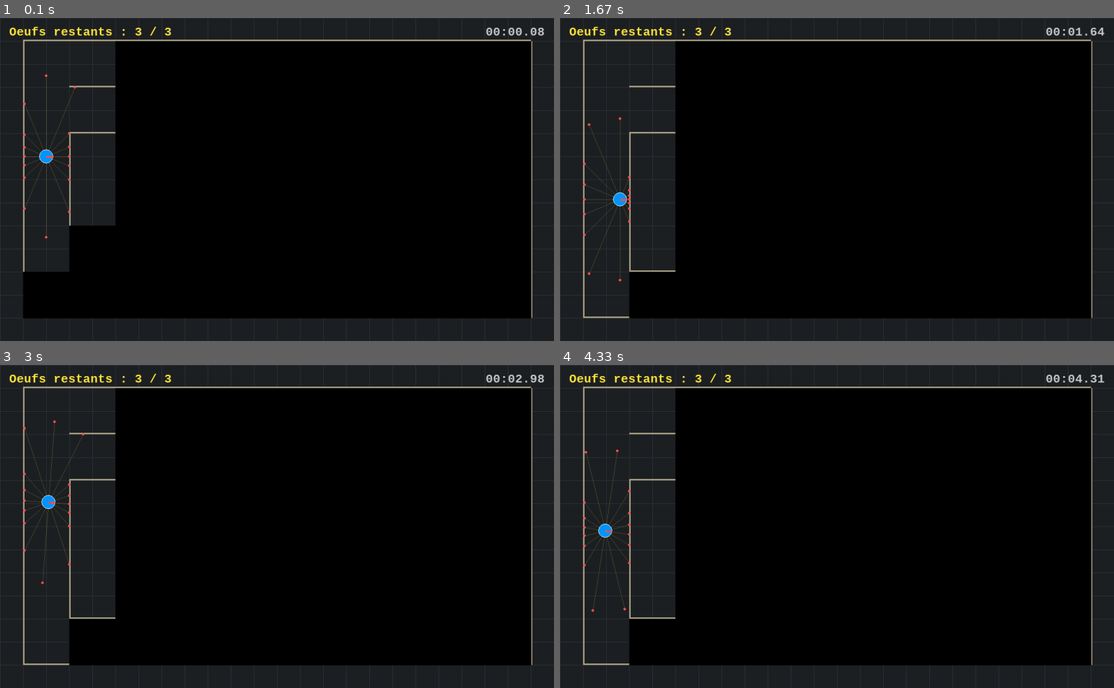
Above: before the commit, frames 1-4 (two rows, left to right).
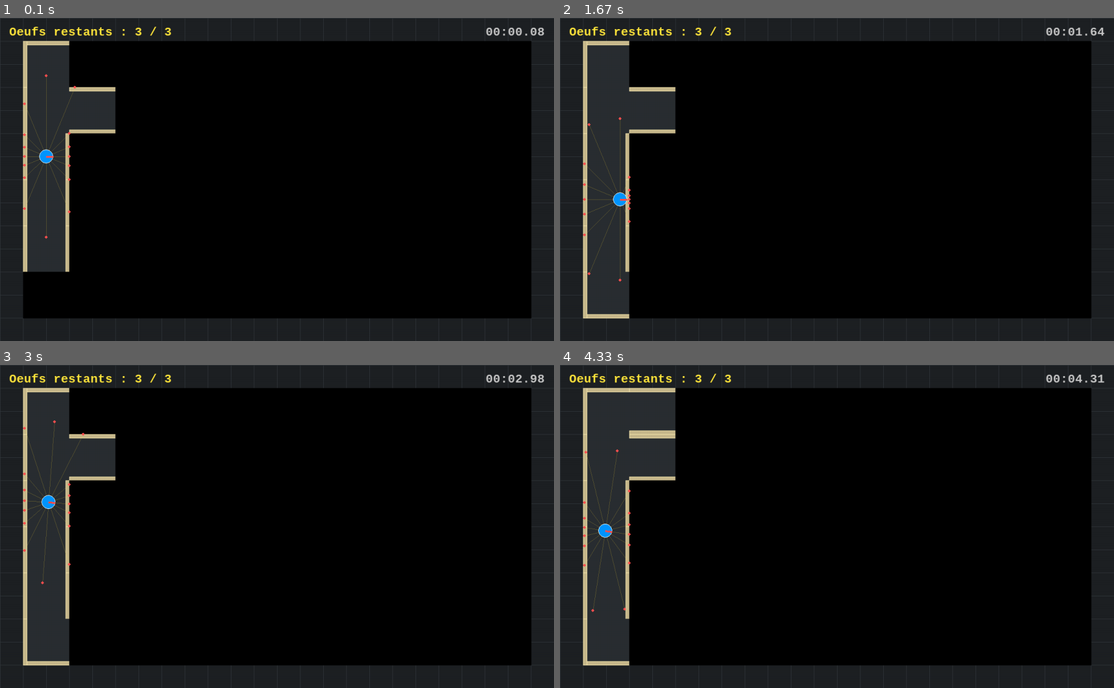
Above: after the commit, the same moments.

Repository: PauloMoq/robotic_s4
Game: pygame game, started from project/05_test_cartographie.py
Two runs of this game, one before a commit and one after it. Both use one fixed random seed, a clock stepped at 60 frames per second and the inputs below.
Inputs:
- Up to frame 1 (0.1 s): no input
- Up to frame 2 (1.67 s): hold Right 0.33-0.8 s; hold Up 0.83-1.13 s; hold Right 1.17-1.63 s
- Up to frame 3 (3 s): hold Left 1.67-2.2 s; tap D at 1.82 s; hold Down 2.23-2.53 s; hold Left 2.57-2.97 s
- Up to frame 4 (4.33 s): hold Up 3-3.37 s; tap D at 3.15 s; hold Right 3.4-4.03 s; hold Down from 4.07 s (still down)

The runs differ from the first frame. In frame 1, 5.4% of the frame differs, in the area x 4-97%, y 6-93%; in frame 2, 6.8%, in the area x 4-97%, y 6-94%; in frame 3, 6.8%; in frame 4, 5.9%.

Commit message:
feat: cartographie viable (bordure intérieure + on voit pas à travers les murs) MANUELLE, pas encore de controleur autonome

Diff:
--- a/project/05_test_cartographie.py
+++ b/project/05_test_cartographie.py
@@ -125,40 +125,7 @@
             for cx, cy in [centre_cellule_monde(r, c)]]
 
 
-# ── Patch VuePygame — méthodes de cartographie ──────────────────────────────
-# On ajoute les méthodes directement sur la classe pour ne pas modifier
-# le fichier source original.
-
-def _dessiner_cartographie(self, carto):
-    """
-    Recouvre d'un voile noir opaque toutes les cellules non encore découvertes.
-    À appeler APRÈS avoir dessiné les murs, AVANT le robot.
-    """
-    taille_px = int(carto.cell * self.scale) + 1
-
-    for r in range(carto.rows):
-        for c in range(carto.cols):
-            if not carto.est_decouverte(r, c):
-                x_monde = carto.x0 + c * carto.cell
-                y_monde = carto.y0 + (carto.rows - 1 - r) * carto.cell
-                px, py  = self.convertir_coordonnees(x_monde, y_monde + carto.cell)
-                rect    = pygame.Rect(px, py, taille_px, taille_px)
-                pygame.draw.rect(self.screen, (0, 0, 0), rect)
-
-def _dessiner_oeufs_detectes(self, carto, rayon_oeuf=0.18):
-    """Affiche uniquement les œufs que le LIDAR a déjà repérés."""
-    for oeuf in carto.oeufs_detectes:
-        if oeuf.get("collecte"):
-            continue
-        px, py = self.convertir_coordonnees(oeuf["x"], oeuf["y"])
-        rw = int(rayon_oeuf * self.scale * 1.1)
-        rh = int(rayon_oeuf * self.scale * 1.5)
-        rect = pygame.Rect(px - rw, py - rh, rw * 2, rh * 2)
-        pygame.draw.ellipse(self.screen, (255, 230, 60), rect)
-        pygame.draw.ellipse(self.screen, (255, 255, 255), rect, 2)
-
-VuePygame.dessiner_cartographie    = _dessiner_cartographie
-VuePygame.dessiner_oeufs_detectes  = _dessiner_oeufs_detectes
+# Les méthodes dessiner_cartographie et dessiner_oeufs_detectes sont dans VuePygame directement.
 
 
 # ── Main ────────────────────────────────────────────────────────────────────
@@ -183,7 +150,7 @@
     robot      = RobotMobile(x=x_dep, y=y_dep, moteur=MoteurOmnidirectionnel())
     vue        = VuePygame(largeur=WIN_W, hauteur=WIN_H, scale=SCALE)
     lidar      = Lidar(nb_rayons=16, portee=3.5, pas=0.02)
-    carto      = Cartographie(ROWS, COLS, CELL, X0, Y0)
+    carto      = Cartographie(ROWS, COLS, CELL, X0, Y0, passages=passages)
     controleur = ControleurPygame(robot)
 
     clock    = pygame.time.Clock()
@@ -246,8 +213,7 @@
             # ── Rendu ────────────────────────────────────────────────────────
             vue.screen.fill(vue.COLOR_BG)
             vue.dessiner_grille()
-            vue.dessiner_murs(env)              # murs réels (toujours là physiquement)
-            vue.dessiner_cartographie(carto)    # voile noir sur non découvert
+            vue.dessiner_cartographie(carto)    # fond + murs découverts + fog
             vue.dessiner_lidar(robot, lidar)    # rayons LIDAR
             vue.dessiner_oeufs_detectes(carto)  # œufs visibles seulement si détectés
             vue.dessiner_robot(robot)
--- a/project/robot/model/Cartographie.py
+++ b/project/robot/model/Cartographie.py
@@ -4,38 +4,25 @@
 class Cartographie:
     """
     Carte progressive construite par le LIDAR.
-
-    Grille de cellules (rows × cols) identiques à celles du labyrinthe.
-    Pour chaque cellule on stocke :
-      - decouverte   : True si le LIDAR a éclairé cette cellule
-      - passages     : set de voisins (r,c) accessibles détectés
-      - oeufs_detectes : liste de dicts {"x","y","rayon","collecte"}
-
-    Convention de coordonnées identique au reste du projet :
-      cellule (r, c)  →  coin bas-gauche monde : (x0 + c*cell, y0 + (rows-1-r)*cell)
+    Utilise le graphe `passages` du labyrinthe pour bloquer
+    strictement la vision au niveau des murs.
     """
 
-    def __init__(self, rows, cols, cell_size, x0, y0):
-        self.rows      = rows
-        self.cols      = cols
-        self.cell      = cell_size
-        self.x0        = x0
-        self.y0        = y0
+    def __init__(self, rows, cols, cell_size, x0, y0, passages=None):
+        self.rows     = rows
+        self.cols     = cols
+        self.cell     = cell_size
+        self.x0       = x0
+        self.y0       = y0
+        self.passages = passages if passages is not None else set()
 
-        # Grille de découverte
-        self.decouverte = [[False] * cols for _ in range(rows)]
-
-        # Passages connus entre cellules voisines (même format que `passages` du labyrinthe)
-        # clé canonique : (min((r1,c1),(r2,c2)), max(...))
+        self.decouverte     = [[False] * cols for _ in range(rows)]
         self.passages_connus = set()
-
-        # Oeufs repérés par le LIDAR (référence vers les dicts du main)
-        self.oeufs_detectes = []
+        self.oeufs_detectes  = []
 
     # ── Conversion coordonnées ───────────────────────────────────────────────
 
     def monde_vers_cellule(self, x, y):
-        """Retourne (r, c) de la cellule contenant le point monde (x, y)."""
         c = int((x - self.x0) / self.cell)
         r = self.rows - 1 - int((y - self.y0) / self.cell)
         c = max(0, min(self.cols - 1, c))
@@ -47,17 +34,66 @@
         y = self.y0 + (self.rows - 1 - r) * self.cell + self.cell / 2
         return x, y
 
+    # ── Chemin de cellules entre deux points (DDA) ───────────────────────────
+
+    def _cellules_rayon(self, ox, oy, dx, dy, dist):
+        """
+        Retourne la liste ordonnée de cellules (r,c) traversées par le rayon,
+        en avançant pas à pas avec un pas < demi-cellule pour ne jamais sauter
+        une frontière. S'arrête dès qu'un mur est détecté.
+        """
+        pas = self.cell * 0.2          # pas petit : on ne saute jamais une arête
+        n   = int(dist / pas) + 1
+        rc_prev = self.monde_vers_cellule(ox, oy)
+        cellules = [rc_prev]
+
+        for k in range(1, n + 1):
+            t  = min(k * pas, dist)
+            px = ox + dx * t
+            py = oy + dy * t
+            rc_cur = self.monde_vers_cellule(px, py)
+
+            if rc_cur == rc_prev:
+                continue
+
+            # Décomposer le saut en étapes unitaires (évite les diagonales)
+            r0, c0 = rc_prev
+            r1, c1 = rc_cur
+            dr = 0 if r1 == r0 else (1 if r1 > r0 else -1)
+            dc = 0 if c1 == c0 else (1 if c1 > c0 else -1)
+
+            # Parcourir chaque étape unitaire entre rc_prev et rc_cur
+            r_tmp, c_tmp = r0, c0
+            bloque = False
+
+            # Si saut diagonal (dr!=0 et dc!=0), on passe par les deux voisins cardinaux
+            steps = []
+            if dr != 0 and dc != 0:
+                steps = [(r_tmp + dr, c_tmp), (r_tmp + dr, c_tmp + dc)]
+            else:
+                steps = [(r_tmp + dr, c_tmp + dc)]
+
+            for (rn, cn) in steps:
+                cle = (min((r_tmp, c_tmp), (rn, cn)), max((r_tmp, c_tmp), (rn, cn)))
+                if cle not in self.passages:
+                    bloque = True
+                    break
+                cellules.append((rn, cn))
+                r_tmp, c_tmp = rn, cn
+
+            if bloque:
+                return cellules   # on s'arrête, cellule derrière le mur non incluse
+
+            rc_prev = rc_cur
+
+            if t >= dist:
+                break
+
+        return cellules
+
     # ── Mise à jour depuis le LIDAR ──────────────────────────────────────────
 
     def mettre_a_jour(self, robot, lidar, oeufs_env):
-        """
-        Pour chaque rayon LIDAR :
-          1. Marque la cellule du robot comme découverte.
-          2. Parcourt les cellules traversées par le rayon → découvertes.
-          3. À chaque franchissement de frontière entre deux cellules,
-             si le rayon passe sans impact avant → enregistre un passage.
-          4. Si le point d'impact correspond à un œuf → l'ajoute à oeufs_detectes.
-        """
         rc_robot = self.monde_vers_cellule(robot.x, robot.y)
         self._marquer(rc_robot)
 
@@ -65,55 +101,30 @@
             dx = math.cos(angle)
             dy = math.sin(angle)
 
+            cellules = self._cellules_rayon(robot.x, robot.y, dx, dy, dist)
+
             rc_prev = rc_robot
-            self._marquer(rc_prev)
-
-            # Pas de marche le long du rayon (doit être < cell/2 pour ne pas sauter de cellule)
-            pas = self.cell * 0.4
-            nb_pas = int(dist / pas) + 1
-
-            for k in range(1, nb_pas + 1):
-                t = min(k * pas, dist)
-                px = robot.x + dx * t
-                py = robot.y + dy * t
-                rc_cur = self.monde_vers_cellule(px, py)
-
-                self._marquer(rc_cur)
-
-                # Franchissement de frontière → possible passage
-                if rc_cur != rc_prev:
-                    self._enregistrer_passage(rc_prev, rc_cur)
-                    rc_prev = rc_cur
-
-                if t >= dist:
-                    break
+            for rc in cellules:
+                self._marquer(rc)
+                cle = (min(rc_prev, rc), max(rc_prev, rc))
+                if abs(rc[0]-rc_prev[0]) + abs(rc[1]-rc_prev[1]) == 1:
+                    self.passages_connus.add(cle)
+                rc_prev = rc
 
             # Détection d'œuf au point d'impact
             for oeuf in oeufs_env:
                 if oeuf.get("collecte"):
                     continue
-                dist_impact = math.hypot(xi - oeuf["x"], yi - oeuf["y"])
-                if dist_impact < oeuf["rayon"] + 0.3:
+                if math.hypot(xi - oeuf["x"], yi - oeuf["y"]) < oeuf["rayon"] + 0.3:
                     if oeuf not in self.oeufs_detectes:
                         self.oeufs_detectes.append(oeuf)
 
-    # ── Helpers internes ─────────────────────────────────────────────────────
+    # ── Helpers ──────────────────────────────────────────────────────────────
 
     def _marquer(self, rc):
         r, c = rc
         if 0 <= r < self.rows and 0 <= c < self.cols:
             self.decouverte[r][c] = True
-
-    def _enregistrer_passage(self, rc1, rc2):
-        """Enregistre un passage entre deux cellules voisines directes."""
-        r1, c1 = rc1
-        r2, c2 = rc2
-        # On n'enregistre que les voisins directs (pas de diagonale)
-        if abs(r1 - r2) + abs(c1 - c2) == 1:
-            cle = (min(rc1, rc2), max(rc1, rc2))
-            self.passages_connus.add(cle)
-
-    # ── Accesseurs ────────────────────────────────────────────────────────────
 
     def est_decouverte(self, r, c):
         return self.decouverte[r][c]
--- a/project/robot/vue/VuePygame.py
+++ b/project/robot/vue/VuePygame.py
@@ -231,21 +231,53 @@
 
     def dessiner_cartographie(self, carto):
         """
-        Recouvre d'un voile noir opaque toutes les cellules non encore découvertes.
-        À appeler APRÈS avoir dessiné les murs, AVANT le robot.
-        """
-        taille_px = int(carto.cell * self.scale) + 1  # +1 pour éviter les gaps
+        Rendu fog-of-war propre :
+          - Cellule non découverte  → carré noir plein
+          - Cellule découverte      → fond gris foncé + murs sur les arêtes sans passage
+
+        Remplace dessiner_murs() pour le mode 05 : n'appelle PAS dessiner_murs(env)
+        dans la boucle principale, seulement dessiner_cartographie(carto).
+        """
+        taille_px = int(carto.cell * self.scale) + 1
+        ep_mur    = max(5, int(self.scale * 0.18))   # ~9px pour scale=50 — bien visible
+        COLOR_FOG   = (0, 0, 0)
+        COLOR_CELL  = (42, 46, 50)
+        COLOR_MUR   = (200, 185, 140)                # beige chaud
+        COLOR_MUR_B = (255, 240, 180)                # contour clair
 
         for r in range(carto.rows):
             for c in range(carto.cols):
+                x_monde = carto.x0 + c * carto.cell
+                y_monde = carto.y0 + (carto.rows - 1 - r) * carto.cell
+                px, py  = self.convertir_coordonnees(x_monde, y_monde + carto.cell)
+                rect    = pygame.Rect(px, py, taille_px, taille_px)
+
                 if not carto.est_decouverte(r, c):
-                    # Coin bas-gauche de la cellule en monde
-                    x_monde = carto.x0 + c * carto.cell
-                    y_monde = carto.y0 + (carto.rows - 1 - r) * carto.cell
-                    # Coin haut-gauche en pixels (y_monde + cell = coin haut)
-                    px, py = self.convertir_coordonnees(x_monde, y_monde + carto.cell)
-                    rect = pygame.Rect(px, py, taille_px, taille_px)
-                    pygame.draw.rect(self.screen, (0, 0, 0), rect)
+                    pygame.draw.rect(self.screen, COLOR_FOG, rect)
+                    continue
+
+                # Fond cellule découverte
+                pygame.draw.rect(self.screen, COLOR_CELL, rect)
+
+                # Bordure de mur sur chaque arête sans passage — dessinée
+                # À L'INTÉRIEUR de la cellule découverte, côté mur.
+                for vr, vc, cote in [(r-1,c,"haut"),(r+1,c,"bas"),(r,c-1,"gauche"),(r,c+1,"droite")]:
+                    hors_grille = not (0 <= vr < carto.rows and 0 <= vc < carto.cols)
+                    cle = (min((r,c),(vr,vc)), max((r,c),(vr,vc)))
+                    est_mur = hors_grille or (cle not in carto.passages)
+                    if not est_mur:
+                        continue
+                    # Bande colorée sur le bord intérieur de la cellule courante
+                    if cote == "haut":
+                        mr = pygame.Rect(px, py, taille_px, ep_mur)
+                    elif cote == "bas":
+                        mr = pygame.Rect(px, py + taille_px - ep_mur, taille_px, ep_mur)
+                    elif cote == "gauche":
+                        mr = pygame.Rect(px, py, ep_mur, taille_px)
+                    else:
+                        mr = pygame.Rect(px + taille_px - ep_mur, py, ep_mur, taille_px)
+                    pygame.draw.rect(self.screen, COLOR_MUR,   mr)
+                    pygame.draw.rect(self.screen, COLOR_MUR_B, mr, 1)
 
     def dessiner_oeufs_detectes(self, carto, rayon_oeuf=0.18):
         """
